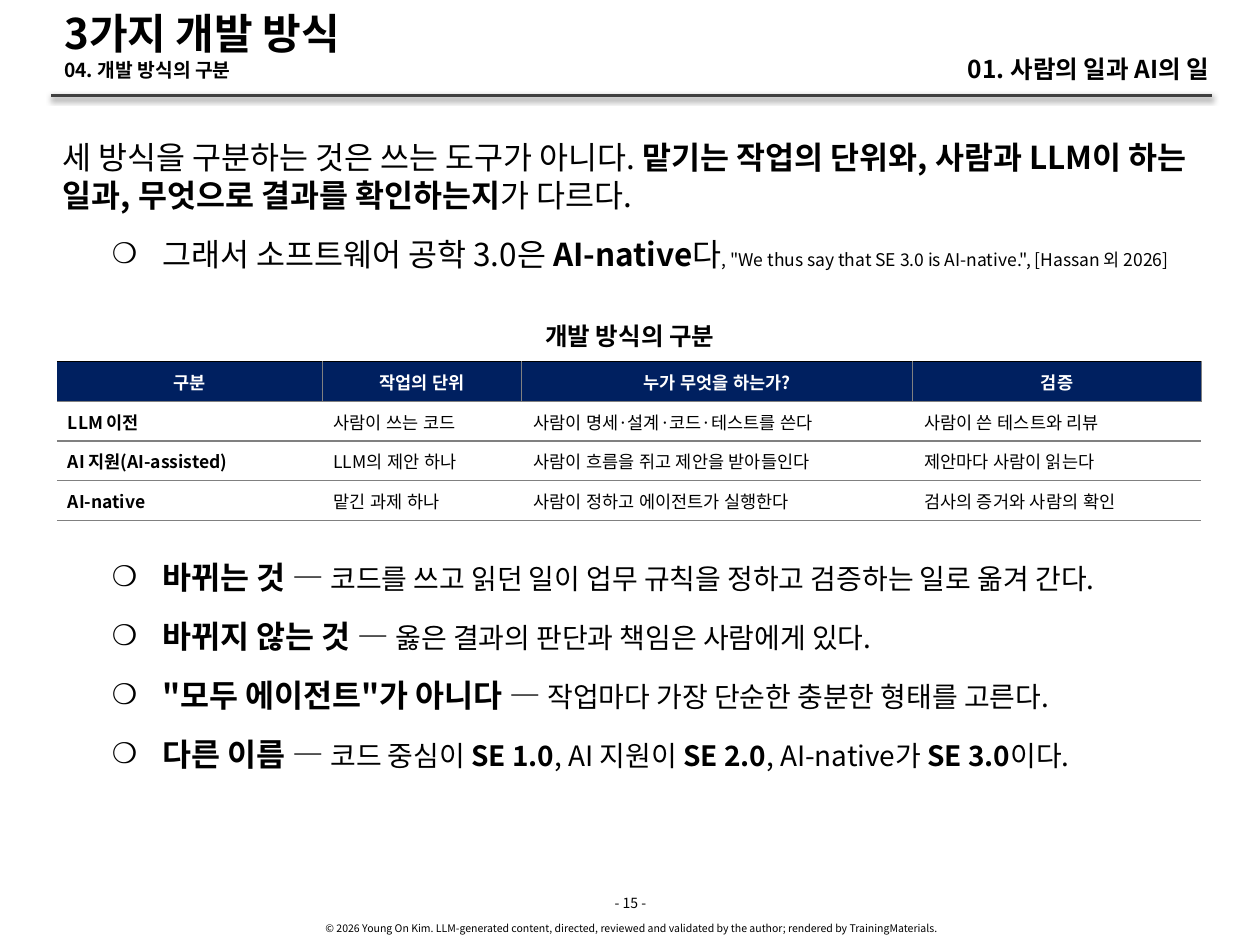
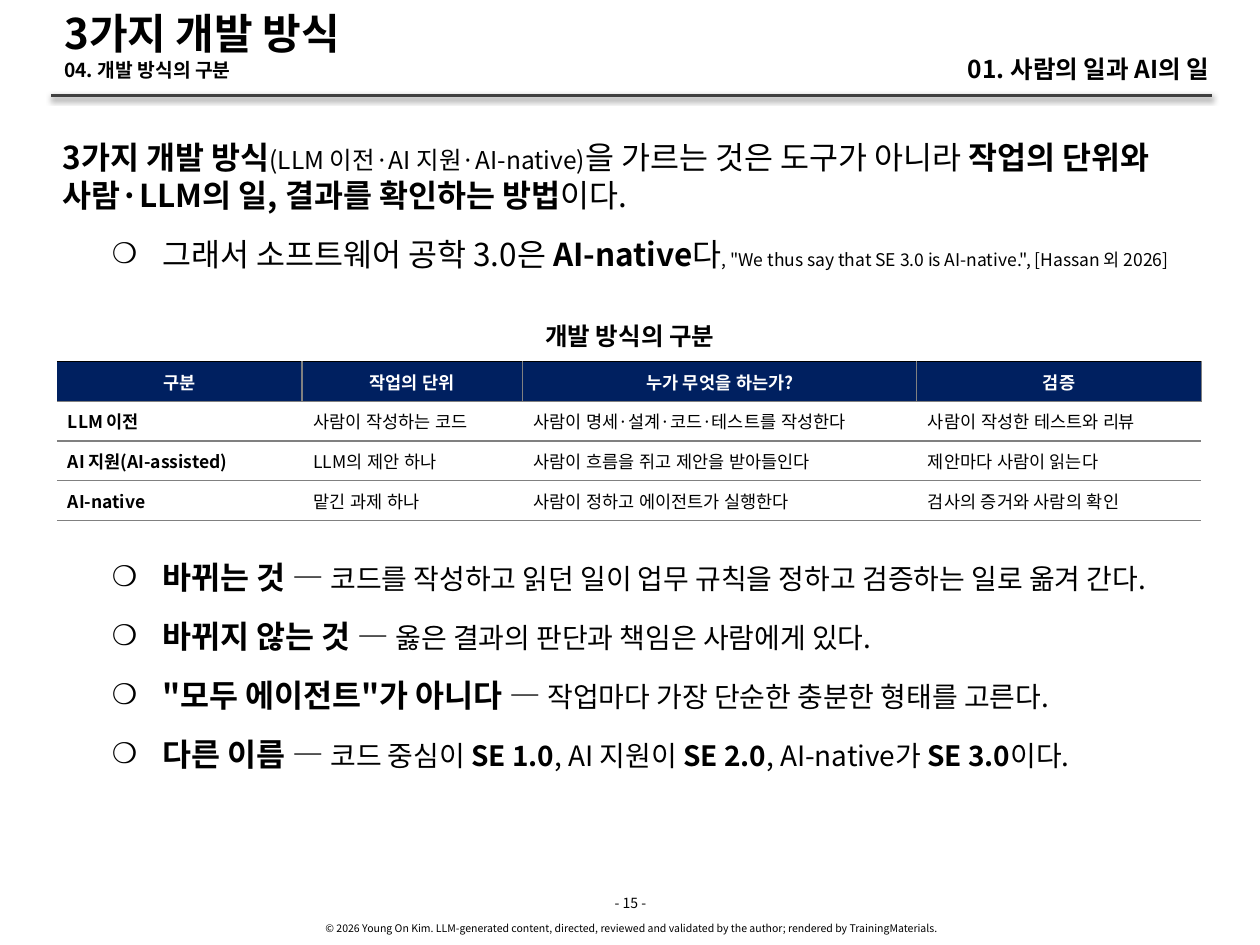
Before and after one commit to YoungSan77/TrainingMaterials, a slide deck: slide 15 of courses/ai-native/sessions/s01.pptx. Drawn at 1260x945 pixels with LibreOffice and Linux fonts; fonts in the diff are those of the drawing. Boxes give left, top, right and bottom in pixels: in the first picture for what was removed or moved away, otherwise in the second. Text is boxed around its words. In the diff, an @@ line names an element or a change of style, - is before the commit and + after.

```diff
--- a/courses/ai-native/sessions/s01.pptx
+++ b/courses/ai-native/sessions/s01.pptx
@@ text at bbox=[63, 142, 1149, 214]: text changed; bold off @@
-세 방식을 구분하는 것은 쓰는 도구가 아니다. 맡기는 작업의 단위와, 사람과 LLM이 하는 일과, 무엇으로 결과를 확인하는지가 다르다.
+3가지 개발 방식(LLM 이전·AI 지원·AI-native)을 가르는 것은 도구가 아니라 작업의 단위와 사람·LLM의 일, 결과를 확인하는 방법이다.
@@ table at bbox=[57, 362, 1202, 896] @@
-row 2: LLM 이전 | 사람이 쓰는 코드 | 사람이 명세·설계·코드·테스트를 쓴다 | 사람이 쓴 테스트와 리뷰
+row 2: LLM 이전 | 사람이 작성하는 코드 | 사람이 명세·설계·코드·테스트를 작성한다 | 사람이 작성한 테스트와 리뷰
@@ text at bbox=[163, 562, 1146, 592]: text changed @@
-    ❍ 바뀌는 것 — 코드를 쓰고 읽던 일이 업무 규칙을 정하고 검증하는 일로 옮겨 간다.
+    ❍ 바뀌는 것 — 코드를 작성하고 읽던 일이 업무 규칙을 정하고 검증하는 일로 옮겨 간다.
```
Also in this commit, not shown: 19 other slides changed, 31 other files.
